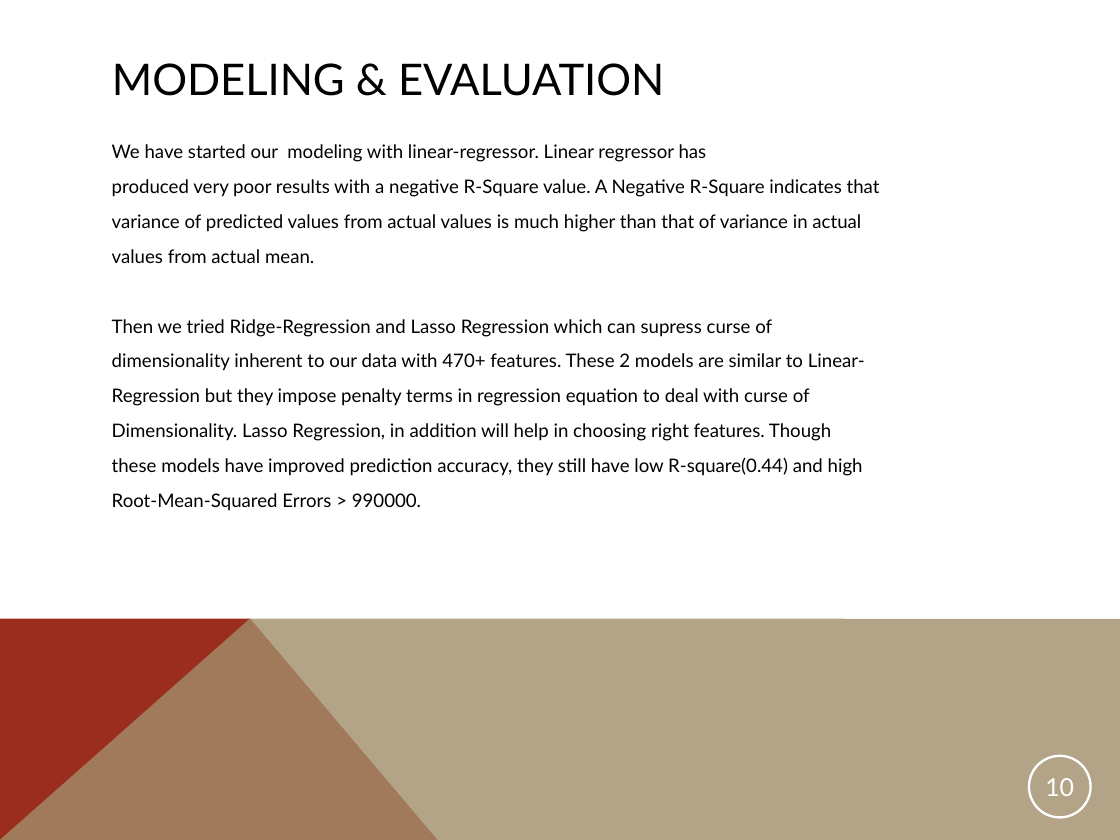
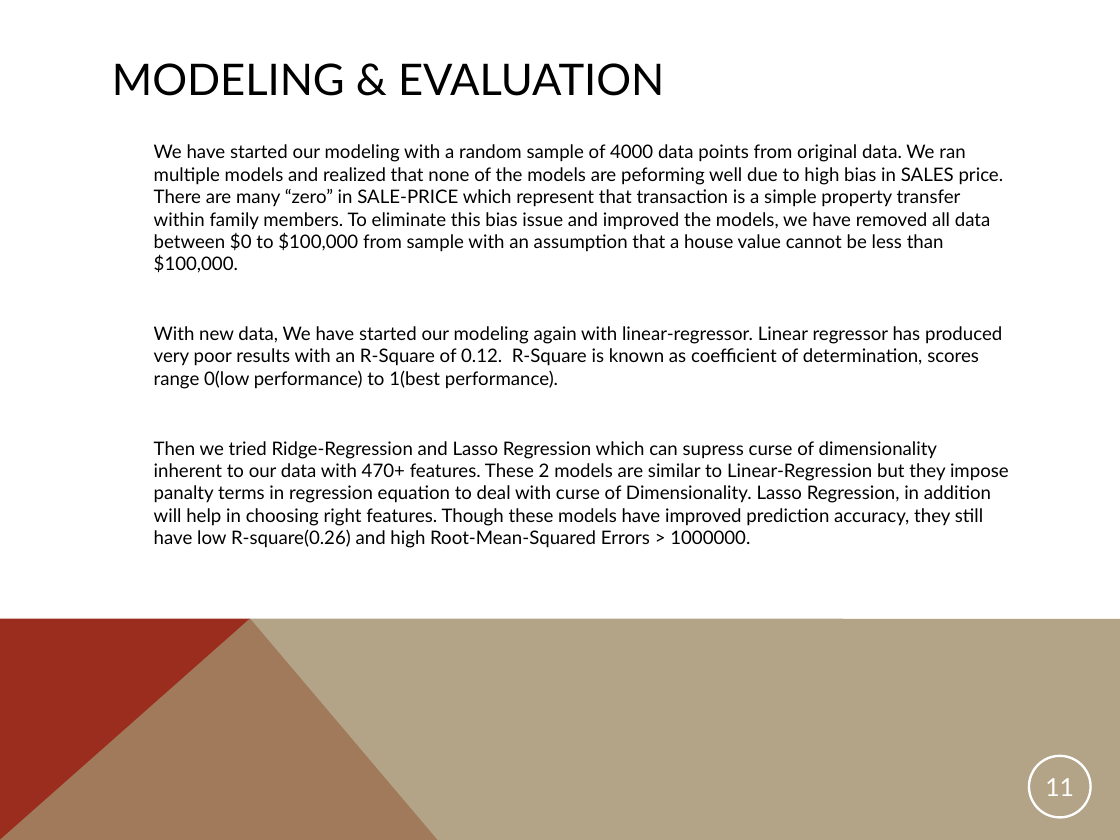
Before and after one commit to yerraeee/mY_SpringBoard, a slide deck: slide 11 of Capstone1_House_Price_Prediction/my_CapStone1_House_Price_Prediction_Presentation.ppt (slide 10 before the commit). Drawn at 1120x840 pixels with LibreOffice and Linux fonts; fonts in the diff are those of the drawing. Boxes give left, top, right and bottom in pixels: in the first picture for what was removed or moved away, otherwise in the second. Text is boxed around its words. In the diff, an @@ line names an element or a change of style, - is before the commit and + after.

```diff
--- a/Capstone1_House_Price_Prediction/my_CapStone1_House_Price_Prediction_Presentation.ppt
+++ b/Capstone1_House_Price_Prediction/my_CapStone1_House_Price_Prediction_Presentation.ppt
@@ text at box(154, 144, 1009, 548): text changed @@
-We have started our modeling with linear-regressor. Linear regressor has
-produced very poor results with a negative R-Square value. A Negative R-Square indicates that
-variance of predicted values from actual values is much higher than that of variance in actual
-values from actual mean.
-Then we tried Ridge-Regression and Lasso Regression which can supress curse of
-dimensionality inherent to our data with 470+ features. These 2 models are similar to Linear-
-Regression but they impose penalty terms in regression equation to deal with curse of
-Dimensionality. Lasso Regression, in addition will help in choosing right features. Though
-these models have improved prediction accuracy, they still have low R-square(0.44) and high
-Root-Mean-Squared Errors > 990000.
+We have started our modeling with a random sample of 4000 data points from original data. We ran multiple models and realized that none of the models are peforming well due to high bias in SALES price. There are many “zero” in SALE-PRICE which represent that transaction is a simple property transfer within family members. To eliminate this bias issue and improved the models, we have removed all data between $0 to $100,000 from sample with an assumption that a house value cannot be less than $100,000.
+With new data, We have started our modeling again with linear-regressor. Linear regressor has produced very poor results with an R-Square of 0.12. R-Square is known as coefficient of determination, scores range 0(low performance) to 1(best performance).
+Then we tried Ridge-Regression and Lasso Regression which can supress curse of dimensionality inherent to our data with 470+ features. These 2 models are similar to Linear-Regression but they impose panalty terms in regression equation to deal with curse of Dimensionality. Lasso Regression, in addition will help in choosing right features. Though these models have improved prediction accuracy, they still have low R-square(0.26) and high Root-Mean-Squared Errors > 1000000.
@@ page number at box(1045, 778, 1074, 796): text changed @@
-10
+11
```
Also in this commit, not shown: 5 other slides changed, 3 slides added, 2 slides removed, 2 other files.
